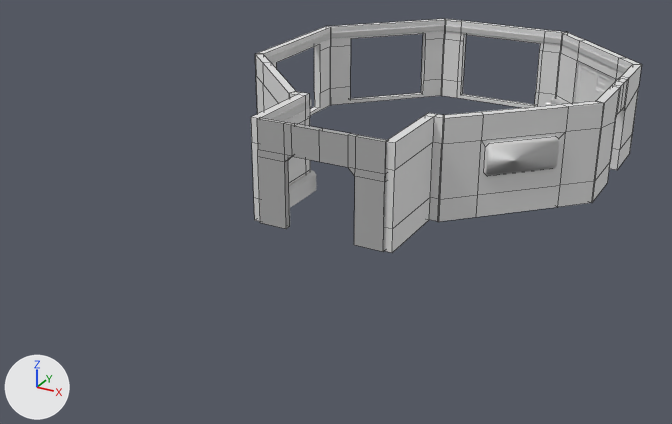
The FBX model Wasser/Assets/Models/Umgebung/wand.fbx, before and after one commit.
Before and after are seen from a 50 mm lens placed at (11.28, -27.85, 10.64), pointed at (-0.64, -6.17, -0.2). The axes (+X, +Y, +Z) are drawn at lower left. The lights are the same throughout. Mesh edges are drawn as thin lines on the coarser meshes. Objects named as collision shapes, trigger or cutter boxes, shadow casters or lower levels of detail are left out.

The first picture shows 'Wand', 'Wand-Detail', 'Wand-Extra', 'Wand-Fenster', 'Wand-Schalter', 'Wand-doppeltuer', 'Wand2'.
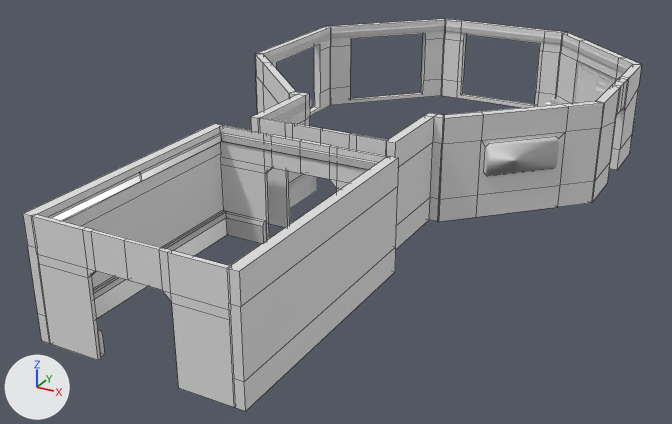
Pixel boxes (x1, y1, x2, y2) of what changed, in the pictures (672 x 424 px):
```json
{"object": "Wand-2", "change": "added", "after": [23, 124, 398, 411]}
{"object": "Wand-doppeltuer", "change": "recoloured", "before": [257, 117, 388, 252], "after": [257, 117, 388, 252]}
{"object": "Wand-Detail-2", "change": "added", "after": [93, 211, 266, 357]}
{"object": "Wand-Extra-2", "change": "added", "after": [48, 133, 378, 221]}
```

Scene script edits in JSON lines:
```json
{"block": "me_circle_021", "where": "me_circle_021.from_pydata(...)  # 44 vertices, 44 faces; spans x -1.89..1.89, y -8.23..-8.07, z 0.0..3.0"}
{"op": "remove", "block": "me_circle_021", "code": "me_circle_021.materials.append(mat_main_017)  # grey #aaaaaa"}
{"op": "add", "block": "me_circle_021", "code": "me_circle_021.materials.append(mat_wall)  # white #e7e7e7"}
{"op": "add", "block": "me_circle_026", "code": ["me_circle_026 = bpy.data.meshes.new('Circle.026')", "me_circle_026.from_pydata(...)  # 24 vertices, 24 faces; spans x -2.38..2.38, y -15.61..-9.2, z 2.59..2.83", "me_circle_026.materials.append(mat_wall_001)  # light grey #cfcfcf"]}
{"op": "add", "block": "me_circle_009", "code": ["me_circle_009 = bpy.data.meshes.new('Circle.009')", "me_circle_009.from_pydata(...)  # 124 vertices, 116 faces; spans x -2.64..2.64, y -15.71..-9.09, z 0.0..3.0", "me_circle_009.materials.append(mat_wall)  # white #e7e7e7"]}
{"op": "add", "block": "me_circle_027", "code": ["me_circle_027 = bpy.data.meshes.new('Circle.027')", "me_circle_027.from_pydata(...)  # 68 vertices, 40 faces; spans x -2.38..2.38, y -15.62..-9.18, z 0.0..0.63", "me_circle_027.materials.append(mat_wall_001)  # light grey #cfcfcf"]}
{"op": "add", "block": "ob_wand_extra_2", "code": ["ob_wand_extra_2 = bpy.data.objects.new('Wand-Extra-2', me_circle_026)", "ob_wand_extra_2.location = (0.0, 0.0, 0.0)"]}
{"op": "add", "block": "ob_wand_2", "code": ["ob_wand_2 = bpy.data.objects.new('Wand-2', me_circle_009)", "ob_wand_2.location = (0.0, 0.0, 0.0)"]}
{"op": "add", "block": "ob_wand_detail_2", "code": ["ob_wand_detail_2 = bpy.data.objects.new('Wand-Detail-2', me_circle_027)", "ob_wand_detail_2.location = (0.0, 0.0, 0.0)"]}
```
